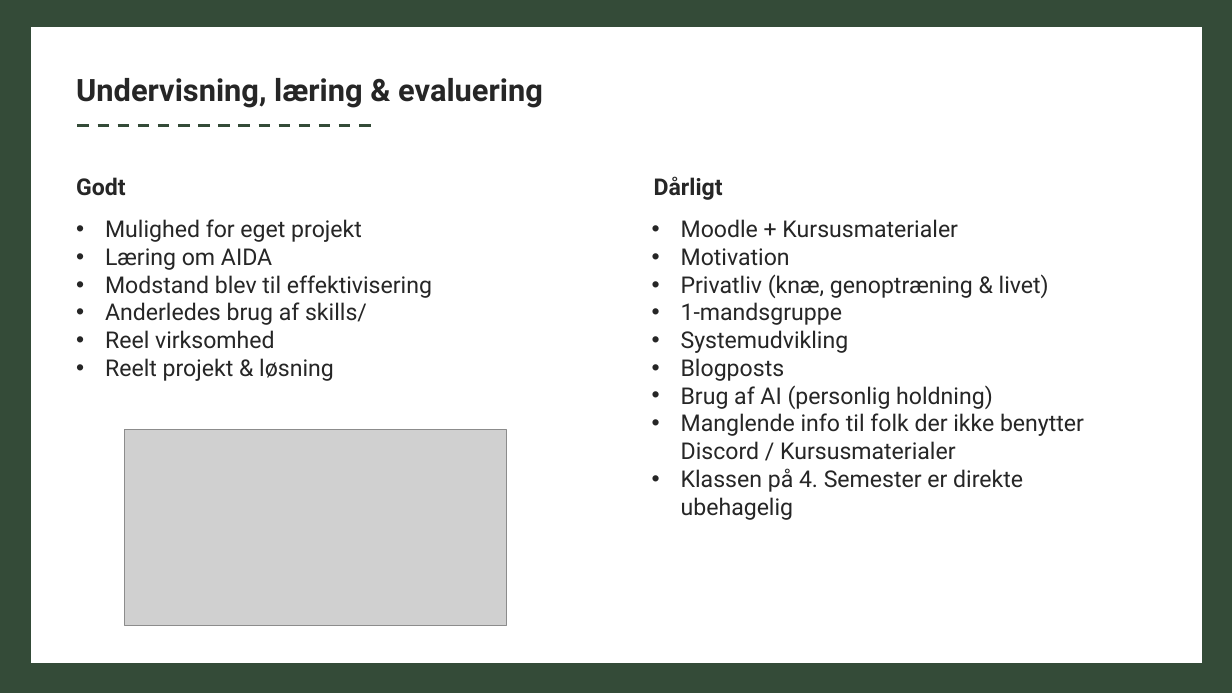
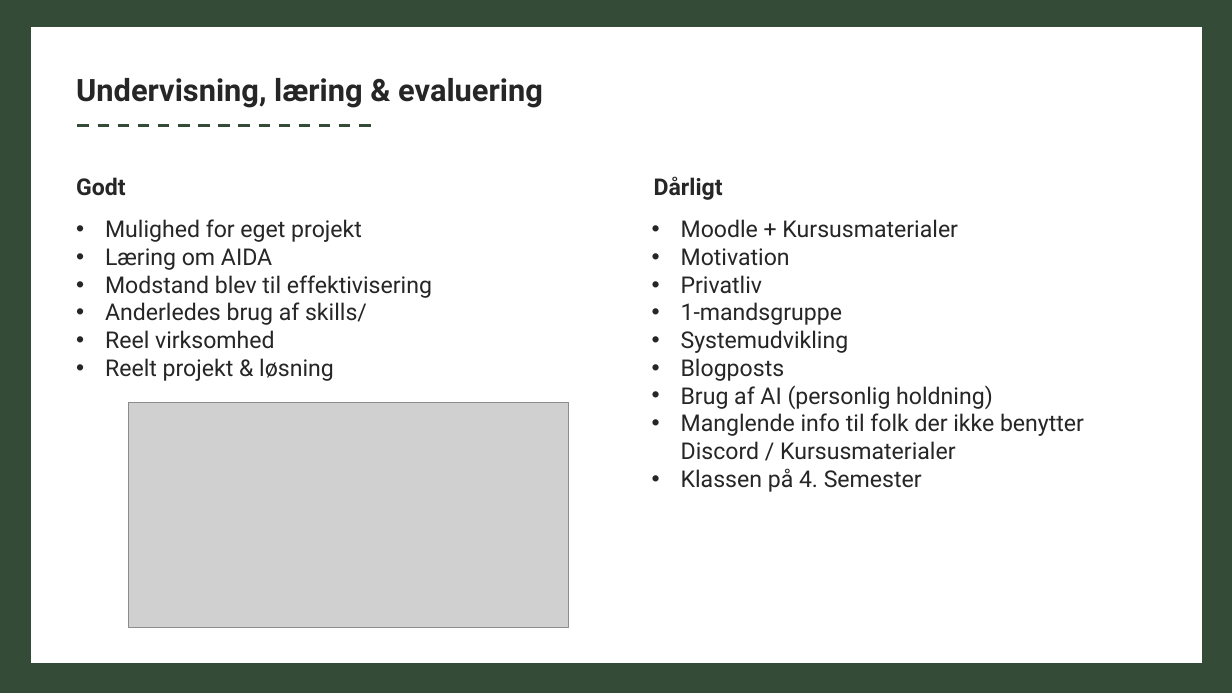
Before and after one commit to Guacamoleboy/engestofte-gods, a slide deck: slide 8 of exam/exam.pptx (slide 7 before the commit). Drawn at 1232x693 pixels with LibreOffice and Linux fonts; fonts in the diff are those of the drawing; grey boxes stand for pictures. Boxes give left, top, right and bottom in pixels: in the first picture for what was removed or moved away, otherwise in the second. Text is boxed around its words. In the diff, an @@ line names an element or a change of style, - is before the commit and + after.

Commit message:
Powerpoint changes

```diff
--- a/exam/exam.pptx
+++ b/exam/exam.pptx
@@ text at bbox=[681, 275, 762, 294]: text changed @@
-• Privatliv (knæ, genoptræning & livet)
+• Privatliv
@@ picture: place and size @@
-picture at bbox=[125, 430, 506, 625]
+picture at bbox=[128, 402, 569, 628]
@@ text at bbox=[681, 468, 922, 492]: text changed @@
-• Klassen på 4. Semester er direkte ubehagelig
+• Klassen på 4. Semester
```
Also in this commit, not shown: 1 slide added.
